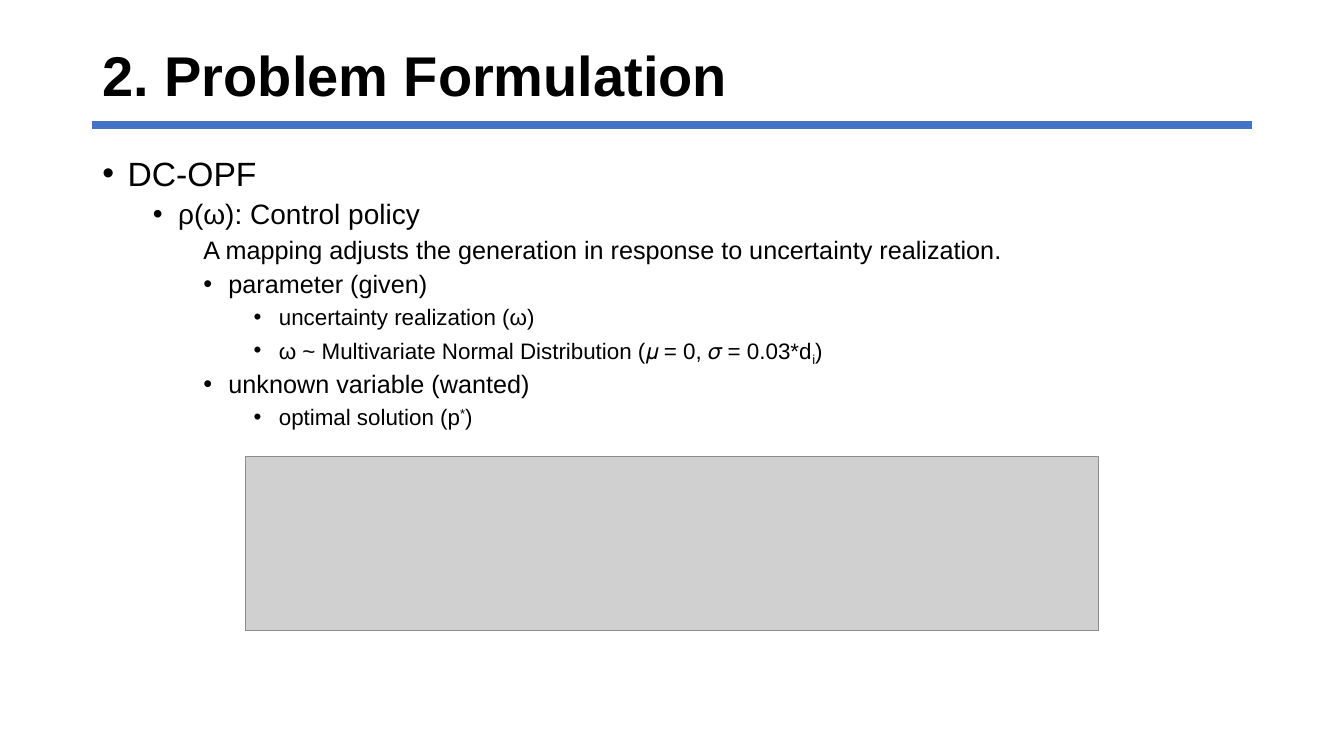
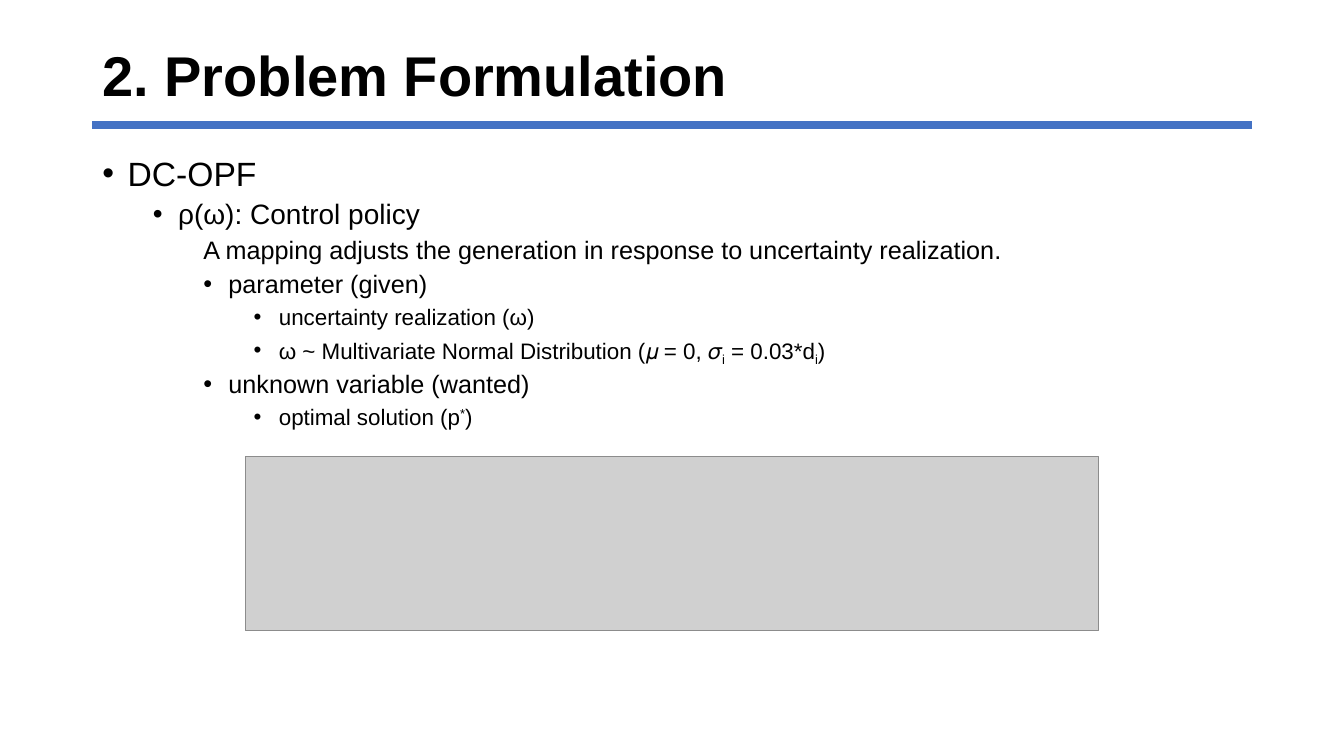
Before and after one commit to jhyun0919/Project_EE394V_SPR2020, a slide deck: slide 4 of report/Park.pptx. Drawn at 1344x756 pixels with LibreOffice and Linux fonts; fonts in the diff are those of the drawing; grey boxes stand for pictures. Boxes give left, top, right and bottom in pixels: in the first picture for what was removed or moved away, otherwise in the second. Text is boxed around its words. In the diff, an @@ line names an element or a change of style, - is before the commit and + after.

```diff
--- a/report/Park.pptx
+++ b/report/Park.pptx
@@ text at <box>279,342,815,364</box>: text changed @@
-      • ω ~ Multivariate Normal Distribution (𝜇 = 0, 𝜎 = 0.03*di)
+      • ω ~ Multivariate Normal Distribution (𝜇 = 0, 𝜎i = 0.03*di)
```
Also in this commit, not shown: 7 other slides changed.
